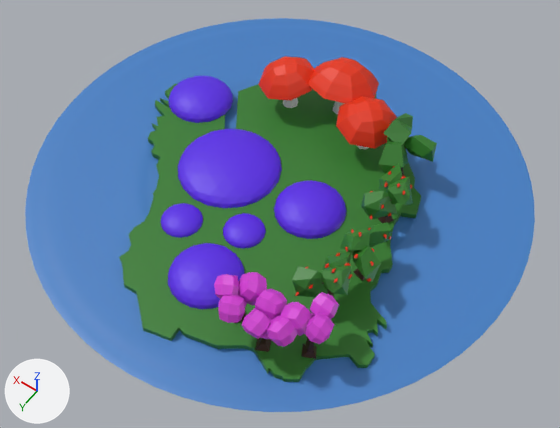
The glTF model meshes/island_Sacrementum.gltf, before and after one commit.
The view is the same before and after, from a 50 mm lens placed at (-6985.0, -9752.0, 968.0), pointed at (-6544.0, -10369.0, -2.0). The axes (+X, +Y, +Z) are drawn at lower left. The lights are the same throughout. Where no turn or scale is listed for an object, it has been applied to the vertices.
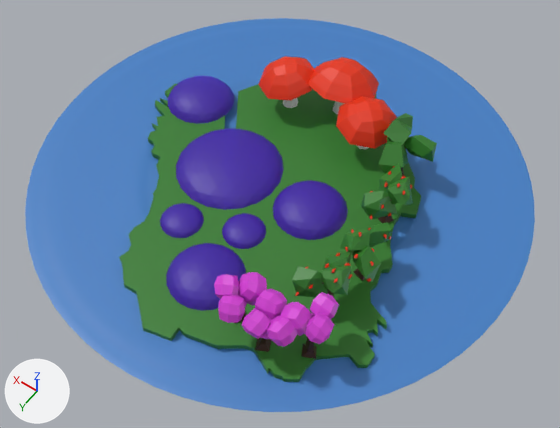
The change, as a diff of the scene's bpy script:
```diff
--- a/meshes/island_Sacrementum.gltf.py
+++ b/meshes/island_Sacrementum.gltf.py
@@ mat_domes @@
 mat_domes.base_color = (0.102, 0.019, 0.8)  # purple #5a26e7
+mat_domes.transmission_weight = 0.543
@@ ob_icosphere @@
 ob_icosphere = bpy.data.objects.new('Icosphere', me_icosphere)
-ob_icosphere.location = (-6429.0, -10389.0, 13.0)
+ob_icosphere.location = (-6429.0, -10390.0, 13.0)
```

Location of each change, [x1, y1, x2, y2] in pixels of the pictures (560 x 428 px):
'Icosphere', surface changed, moved: before [178, 129, 282, 208]; after [176, 129, 284, 210]
'Icosphere.003', surface changed: [166, 243, 246, 311] in both
'Icosphere.002', surface changed: [273, 180, 348, 240] in both
'Icosphere.001', surface changed: [168, 75, 234, 124] in both
'Icosphere.005', surface changed: [222, 213, 266, 249] in both
'Icosphere.004', surface changed: [160, 203, 204, 238] in both
